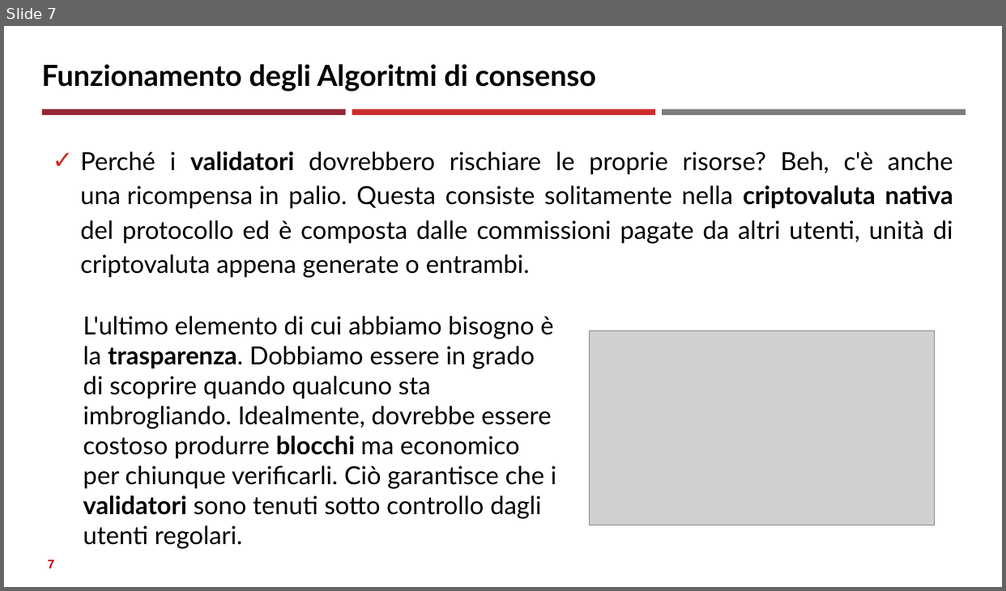
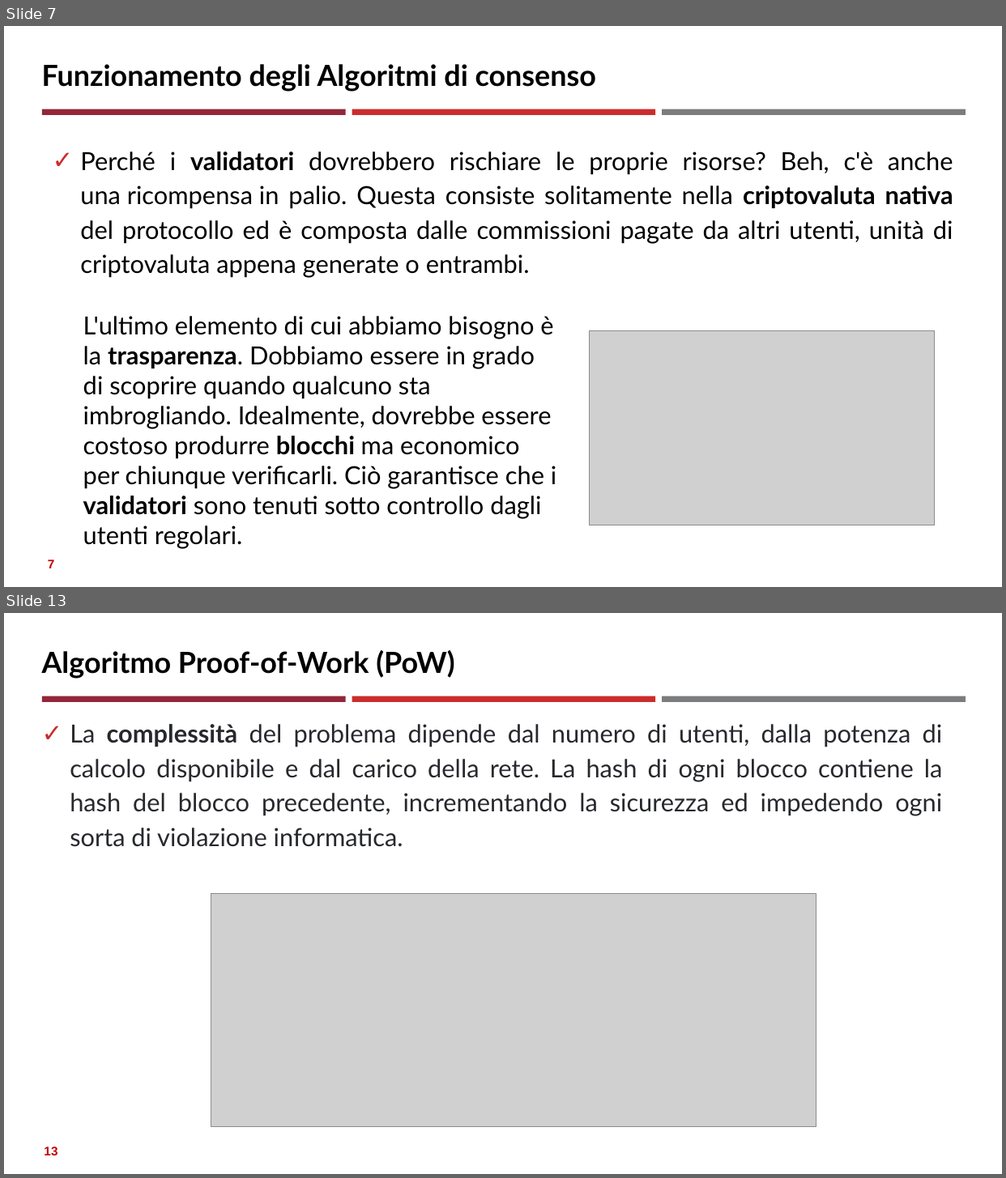
Before and after one commit to neural1977/data_science_interview_material, a slide deck: Assicurazioni/Algoritmi di consenso distribuito_ita.pptx. Shown one above the other, each under a label of ours: slide 7 before the commit, slides 7 and 13 after it; the slides between them are not shown. The pictures are 1006x591 and 1006x1178 pixels, drawn with LibreOffice and Linux fonts; fonts in the diff are those of the drawing; grey boxes stand for pictures. Boxes give left, top, right and bottom in pixels: in the first picture for what was removed or moved away, otherwise in the second. Text is boxed around its words. In the diff, an @@ line names an element or a change of style, - is before the commit and + after.

```diff
--- a/Assicurazioni/Algoritmi di consenso distribuito_ita.pptx
+++ b/Assicurazioni/Algoritmi di consenso distribuito_ita.pptx
@@ slide 13 added at (4,613,1002,1174), background #FFFFFF; not listed: 3 template elements that a slide beside it also shows @@
@@ title added at (42,650,454,679), 28 pt, text #000000, bold @@
+Algoritmo Proof-of-Work (PoW)
@@ text added at (70,724,943,847), 24 pt, text #27282D @@
+✓ La complessità del problema dipende dal numero di utenti, dalla potenza di calcolo disponibile e dal carico della rete. La hash di ogni blocco contiene la hash del blocco precedente, incrementando la sicurezza ed impedendo ogni sorta di violazione informatica.
@@ picture added at (211,894,816,1127) @@
@@ page number added at (44,1147,57,1156), 12 pt, text #C00000, bold @@
+13
```
Also in this commit, not shown: 2 slides changed, 4 other slides added, 2 other files.
